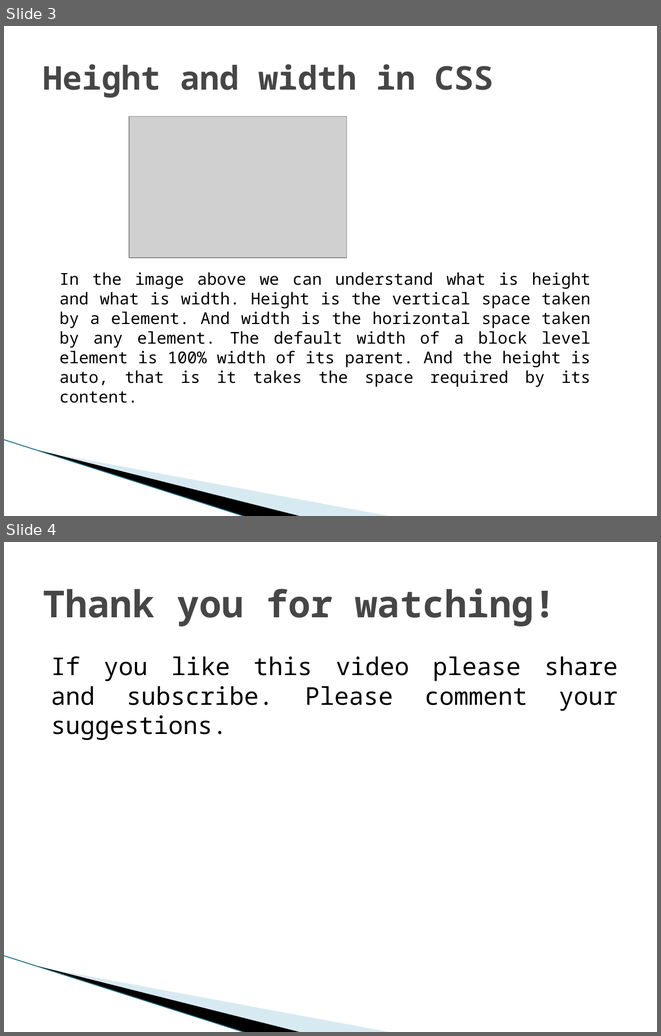
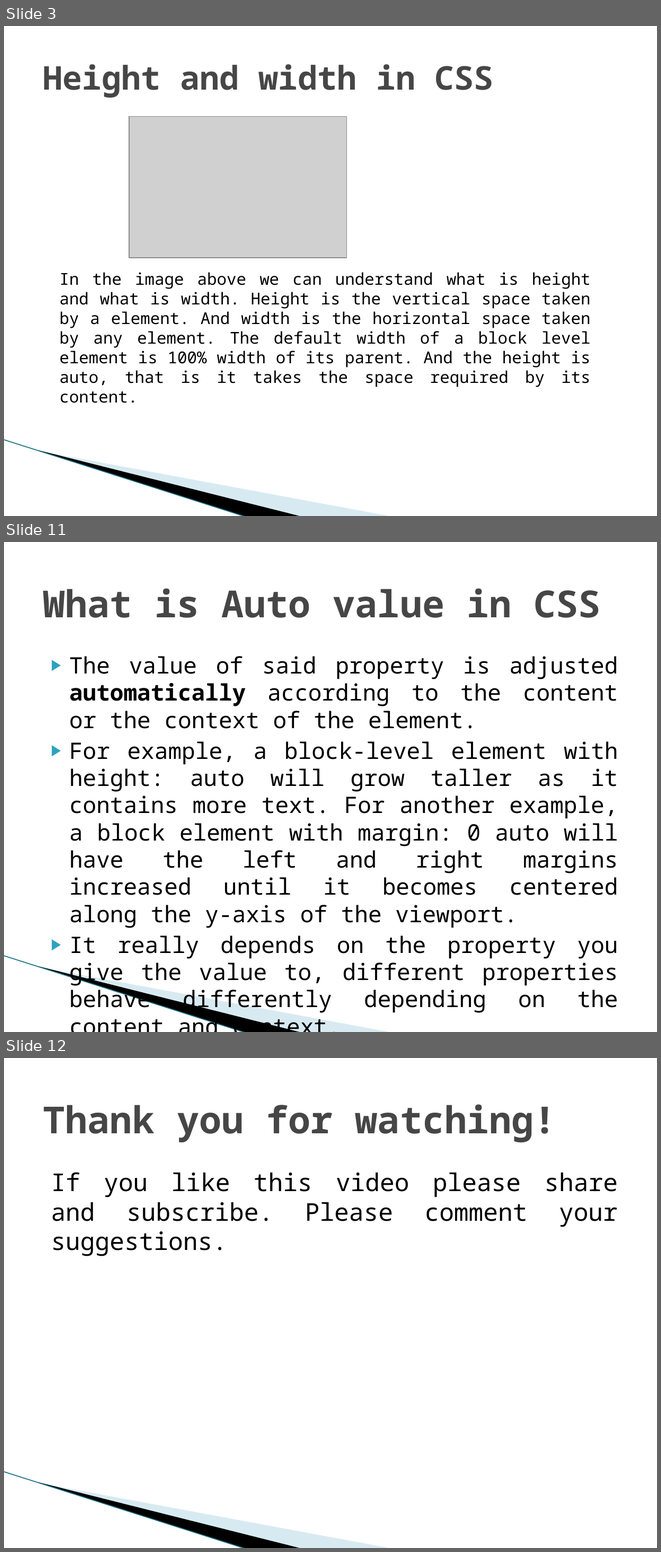
Before and after one commit to biswajitpoddar/youtubeDocuments, a slide deck: CSS PowerPoints/6. CSS Height and Width.pptx. Shown one above the other, each under a label of ours: slides 3 and 4 before the commit, slides 3, 11 and 12 after it; the slides between them are not shown. The pictures are 661x1036 and 661x1552 pixels, drawn with LibreOffice and Linux fonts; fonts in the diff are those of the drawing; grey boxes stand for pictures; background and template pictures are left out. Boxes give left, top, right and bottom in pixels: in the first picture for what was removed or moved away, otherwise in the second. Text is boxed around its words. In the diff, an @@ line names an element or a change of style, - is before the commit and + after.

```diff
--- a/CSS PowerPoints/6. CSS Height and Width.pptx
+++ b/CSS PowerPoints/6. CSS Height and Width.pptx
@@ slide 11 added at (4,542,657,1032), background #FFFFFF; not listed: 3 template elements that a slide beside it also shows @@
@@ title added at (43,588,601,618), 41 pt, text #464646, bold @@
+What is Auto value in CSS
@@ text added at (69,656,618,1013), 25 pt, text #000000 @@
+▶ The value of said property is adjusted automatically according to the content or the context of the element.
+▶ For example, a block-level element with height: auto will grow taller as it contains more text. For another example, a block element with margin: 0 auto will have the left and right margins increased until it becomes centered along the y-axis of the viewport.
+▶ It really depends on the property you give the value to, different properties behave differently depending on the content and context.
@@ what was slide 4 is now slide 12 @@
```
Also in this commit, not shown: 7 other slides added, 2 other files.
